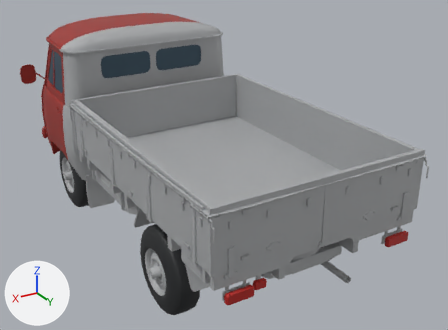
The glTF model public/models/saas/uaz330364.glb, before and after one commit.
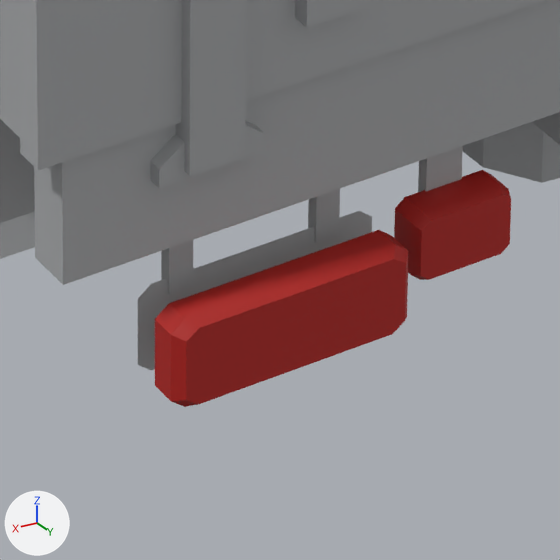
The first picture shows the older version from a 50 mm camera at (3.1, 6.01, 2.4) aimed at (-0.32, 0.3, -0.45). The close-ups show the older and then the newer version on the part from 46% to 61% of the width and 78% to 98% of the height of that picture. Only the edits that show in the close-ups are written down. Lighting does not change. The marker at lower left points along +X, +Y and +Z. Where no turn or scale is listed for an object, it has been applied to the vertices. Vertices at exactly the same position are counted once.

The first close-up shows 'bed', 'taillights'.
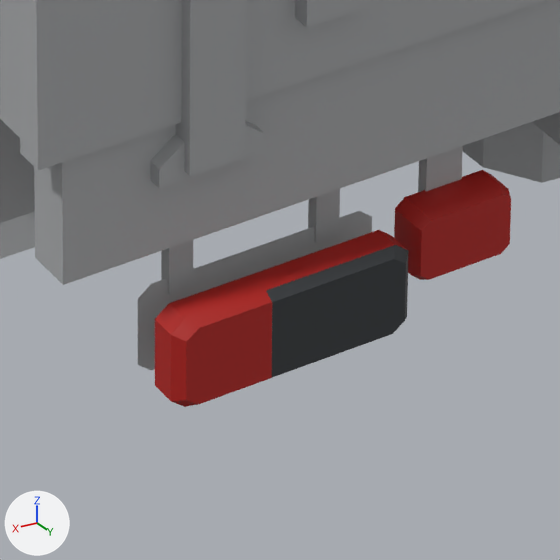
Where the newer file only moved an object's origin or applied its transform, the numbers keep the older frame.

Location of each change, [x1, y1, x2, y2] in pixels of the close-ups (560 x 560 px; the box of a moved part takes in the faces that stretch with it):
part 1 of me_taillights, moved or reshaped: before [263, 245, 409, 379]; after [263, 242, 395, 379]
part 2 of me_trim, added: after [266, 245, 409, 377]

The change, as a diff of the scene's bpy script:
```diff
--- a/public/models/saas/uaz330364.glb.py
+++ b/public/models/saas/uaz330364.glb.py
@@ me_taillights @@
 # used by ob_taillights; location = (-0.009, 2.488, -0.51)
-me_taillights.from_pydata(...)  # 72 vertices, 114 faces; spans x -1.0..1.0, y -0.04..0.04, z -0.05..0.05
+me_taillights.from_pydata(...)  # 72 vertices, 102 faces; spans x -1.0..1.0, y -0.04..0.04, z -0.05..0.05
+# me_taillights part 1: 4 vertices removed from x 0.74..0.76, y 0.04, z -0.04..0.04; 4 vertices added at x 0.89, y 0.03..0.04, z -0.05..0.05
+# other edits to the shape of me_taillights do not show in these pictures
 me_taillights.materials.append(mat_brakelights)
@@ me_trim @@
 # used by ob_trim; location = (0.012, -1.906, 0.213)
-me_trim.from_pydata(...)  # 1939 vertices, 3163 faces; spans x -0.96..0.96, y -0.36..0.36, z -0.2..0.2
+me_trim.from_pydata(...)  # 1651 vertices, 2638 faces; spans x -0.96..0.96, y -0.57..4.43, z -0.77..0.2
+# me_trim part 2: 12 vertices added at x 0.71..0.87, y 4.42..4.43, z -0.77..-0.67
+# other edits to the shape of me_trim do not show in these pictures
 me_trim.materials.append(mat_car_trim)
```
